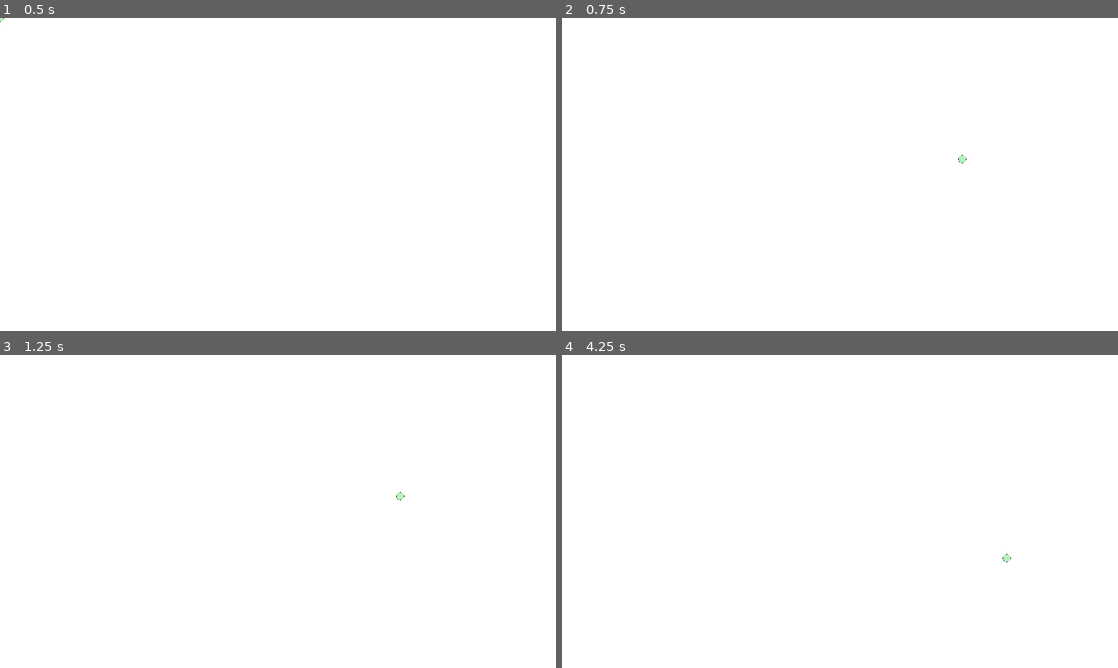
Above: before the commit, frames 1-4 (two rows, left to right).
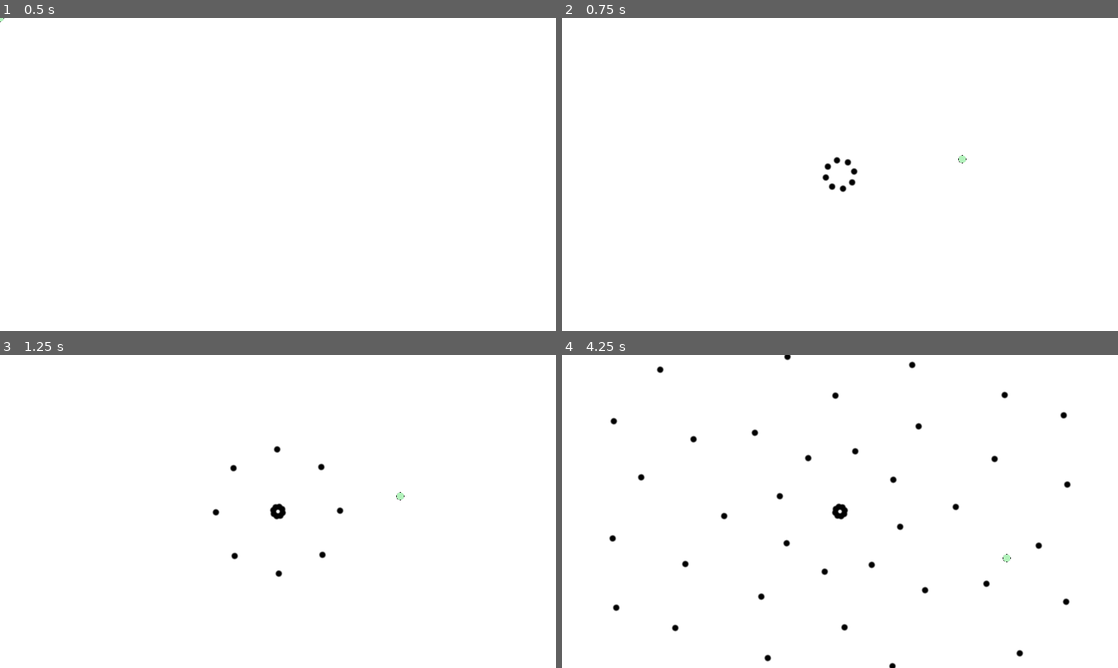
Above: after the commit, the same moments.

Repository: 0x42697262/Danmaku-Deconstruction
Game: Godot game, scene res://scenes/world/gameplay.tscn
Same seed, same stepped clock (60 frames per second), same inputs: the game is played once before the commit and once after it. This scene is started directly instead of the project's main scene.
Inputs (mouse positions are in pixels of both pictures, inside the frame that each line leads up to):
- Up to frame 1 (0.5 s): no input
- Up to frame 2 (0.75 s): tap Enter at 0.5 s; move the mouse to (962, 158) at 0.52 s; hold D (move_right) from 0.53 s (still down); tap J (move_dash) at 0.6 s
- Up to frame 3 (1.25 s): keep holding D (move_right)
- Up to frame 4 (4.25 s): move the mouse to (728, 527) at 1.27 s; release D (move_right) at 1.28 s; hold A (move_left) 1.28-2.03 s; tap Shift (move_focus) at 1.35, 2.85 s; move the mouse to (895, 442) at 2.02 s; hold D (move_right) 2.03-3.53 s; tap J (move_dash) at 2.1, 3.6 s; move the mouse to (812, 574) at 2.77 s; move the mouse to (1006, 558) at 3.52 s; hold A (move_left) from 3.53 s (still down)

Frame 1 is identical in both runs. In frame 2, 0.2% of the frame differs, in the area x 46-54%, y 44-56%; in frame 3, 0.3%; in frame 4, 1.0%, in the area x 8-92%, y 0-100%.

Commit message:
fixed spawner issue

Diff:
--- /dev/null
+++ b/scenes/entities/spawner/spawner.gd
@@ -0,0 +1,82 @@
+extends Node2D
+
+
+@export var bullet_scene: PackedScene
+@export var min_rotation: int       = 0
+@export var max_rotation: int       = 360
+@export var number_of_bullets: int  = 8
+@export var is_random: bool         = false
+@export var is_parent: bool         = false
+@export var is_manual: bool         = false
+@export var spawn_rate: float       = 0.4
+@export var bullet_speed: int       = 50
+@export var bullet_lifetime: float  = 10.00
+@export var use_velocity: bool      = false # If false use rotation, If true use velocity
+@export var body_rotation: int      = 100
+@export var bullet_free_on_leave: bool = false
+@export var rotation_change: int
+@export var bullet_velocity: Vector2 = Vector2(1,0)
+
+var rotations = []
+@export var log_to_console: bool = false
+
+func _ready():
+	$Timer.wait_time = spawn_rate
+	$Timer.start()
+
+func _process(delta):
+	var new_rotation = rotation_degrees + body_rotation * delta
+	rotation_degrees = fmod(new_rotation, 360)
+
+func random_rotations():
+	rotations = []
+	for _i in range(0, number_of_bullets):
+		rotations.append(randi_range(min_rotation, max_rotation))
+
+func distributed_rotations():
+	rotations = []
+	for i in range(0, number_of_bullets):
+		var fraction = float(i) / float(number_of_bullets)
+		var difference = max_rotation - min_rotation
+		rotations.append((fraction * difference) + min_rotation + rotation_degrees)
+
+func spawn_bullets():
+	if (is_random):
+		random_rotations()
+	else:
+		distributed_rotations()
+
+	var spawned_bullets = []
+	for i in range(0, number_of_bullets):
+		# Instancing
+		var bullet = bullet_scene.instantiate()
+
+		spawned_bullets.append(bullet)
+
+
+		# Apply Fields
+		spawned_bullets[i].rotation_degrees = rotations[i]
+		spawned_bullets[i].speed            = bullet_speed
+		spawned_bullets[i].velocity         = bullet_velocity
+		spawned_bullets[i].global_position  = global_position
+		spawned_bullets[i].use_velocity     = use_velocity
+		spawned_bullets[i].lifetime         = bullet_lifetime
+		spawned_bullets[i].rotation_change  = rotation_change
+		spawned_bullets[i].free_on_leave    = bullet_free_on_leave
+
+		# Parenting
+		if (is_parent):
+			add_child(spawned_bullets[i])
+		else:
+			get_parent().add_child(spawned_bullets[i])
+		if (log_to_console):
+			print("Bullet " + str(i) + " @ " + str(rotations[i]) + "deg")
+
+	return spawned_bullets
+
+func _on_timer_timeout():
+	if !is_manual:
+		spawn_bullets()
+
+	if (log_to_console):
+		print("Spawned Bullets")
--- a/scenes/entities/spawner/spawner.tscn
+++ b/scenes/entities/spawner/spawner.tscn
@@ -1,6 +1,6 @@
 [gd_scene load_steps=3 format=3 uid="uid://cumm7ewr26cy"]
 
-[ext_resource type="Script" path="res://spawner.gd" id="1_fado2"]
+[ext_resource type="Script" path="res://scenes/entities/spawner/spawner.gd" id="1_fado2"]
 [ext_resource type="PackedScene" uid="uid://cy03j6jown1dv" path="res://scenes/entities/bullet.tscn" id="2_bc4qp"]
 
 [node name="spawner" type="Node2D"]
